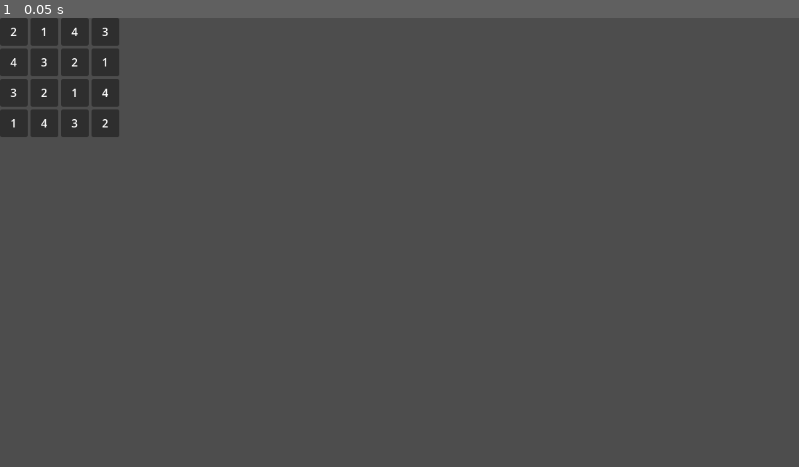
Above: before the commit, frame 1.
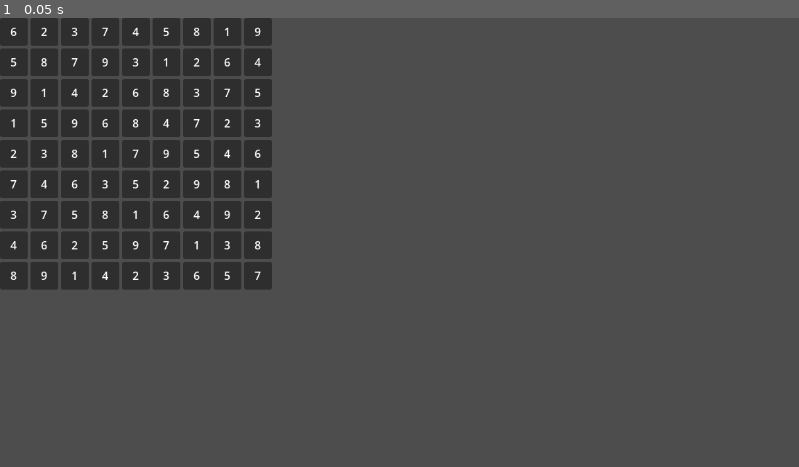
Above: after the commit, the same moment.

Repository: Tkach-Illia/Sudoku
Game: Godot game, scene res://scenes/main.tscn
Two runs of this game, one before a commit and one after it. Both use one fixed random seed, a clock stepped at 60 frames per second and the inputs below.
Inputs:
- Up to frame 1 (0.05 s): no input

The runs differ from the first frame. In frame 1, 13% of the frame differs, in the area x 0-35%, y 0-61%.

Commit message:
Optimized algorithm

Diff:
--- a/scripts/main.gd
+++ b/scripts/main.gd
@@ -1,7 +1,7 @@
 extends Node2D
 class_name Main
 
-static var row_size: int = 2
+static var row_size: int = 3
 
 @export var board_node: Control
 var board_array: Array
@@ -68,18 +68,6 @@
 
 	return rows
 
-#static func is_valid_sequence(arr: Array):
-	#return (arr.filter(func(element): return count(arr,element)>1).size()==0)
-
-static func count(arr: Array, element: int):
-	var count: int = 0
-
-	for i in arr:
-		if i == element:
-			count+=1
-
-	return count
-
 func generate_board_pairs():
 	var board: Array[Array]
 
@@ -118,75 +106,72 @@
 	print(board)
 	return board
 
-func try_seed(pairs: Array, board:Array):
-	if not has_zero(board):
+func try_seed(pairs: Array, board: Array) -> bool:
+	if pairs.is_empty():
 		return true
-	var used_pairs: Array[Array] = []
-	for pair in pairs:
-		for value in get_valid_numbers(board, pair):
 
-			board[pair[0]/row_size as int][pair[1]/row_size as int][pair[0]%row_size as int][pair[1]%row_size as int] = value
+	var best_pair = null
+	var best_options := []
 
-			var result = try_seed(pairs.filter(func(el): return el != pair),board)
-			if result:
-				return true
+	for p in pairs:
+		var options :Array = get_valid_numbers(board, p)
+		if options.is_empty():
+			return false
+		if best_pair == null or options.size() < best_options.size():
+			best_pair = p
+			best_options = options
+		if best_options.size() == 1:
+			break
 
-			board[pair[0]/row_size as int][pair[1]/row_size as int][pair[0]%row_size as int][pair[1]%row_size as int] = 0
-			used_pairs.append(pair)
+	var bx: int= best_pair[0] / row_size
+	var by: int = best_pair[1] / row_size
+	var cx: int = best_pair[0] % row_size
+	var cy: int = best_pair[1] % row_size
+
+	for value in best_options:
+		board[bx][by][cx][cy] = value
+
+		var next_pairs := pairs.duplicate()
+		next_pairs.erase(best_pair)
+
+		if try_seed(next_pairs, board):
+			return true
+
+		board[bx][by][cx][cy] = 0
 
 	return false
 
-func test(pairs: Array, board:Array):
-	var used_pairs: Array[Array] = []
+func get_valid_numbers(board: Array, pair: Array) -> Array:
+	var valid_numbers: Array = []
 
-	var exit: int = 0
-	while not pairs.is_empty() and exit<500:
-		var pair: Array = pairs.pick_random()
-		var valid_numbers = get_valid_numbers(board, pair)
-		exit+=1
-		if valid_numbers.is_empty():
-			#if used_pairs.is_empty():
-				print("fail")
-				return null
-			#var last_used_pair: Array = used_pairs[-1]
-			#print(used_pairs[-1])
-			#used_pairs.erase(last_used_pair)
-			#board[last_used_pair[0]/row_size as int][last_used_pair[1]/row_size as int][last_used_pair[0]%row_size as int][last_used_pair[1]%row_size as int] = 0
-			#pairs.append(last_used_pair)
-		else:
-			board[pair[0]/row_size as int][pair[1]/row_size as int][pair[0]%row_size as int][pair[1]%row_size as int] = valid_numbers.pick_random()
-
-			pairs.erase(pair)
-			used_pairs.append(pair)
-	return board
-
-func get_valid_numbers(board: Array[Array], pair: Array):
-	var valid_numbers: Array = []
-	var check_vert: Array = []
-	var check_horiz: Array = []
-	var check_grid: Array = []
-
-	for i in row_size*row_size:
-		check_vert.append(board[pair[0]/row_size][i/row_size][pair[0]%row_size][i%row_size])
-		check_horiz.append(board[i/row_size][pair[1]/row_size][i%row_size][pair[1]%row_size])
-
-	for i in row_size:
-		for j in row_size:
-			check_grid.append(board[pair[0]/row_size][pair[1]/row_size][i][j])
+	var bx :int = pair[0] / row_size
+	var by :int = pair[1] / row_size
+	var cx :int = pair[0] % row_size
+	var cy :int = pair[1] % row_size
 
 	for number in allowed_numbers:
-		if check_number_in_sequence(check_vert,number) and check_number_in_sequence(check_horiz, number) and check_number_in_sequence(check_grid, number):
+		var is_ok := true
+
+		for i in row_size * row_size:
+			if board[bx][i / row_size][cx][i % row_size] == number:
+				is_ok = false
+				break
+			if board[i / row_size][by][i % row_size][cy] == number:
+				is_ok = false
+				break
+
+		if not is_ok:
+			continue
+
+		for i in row_size:
+			for j in row_size:
+				if board[bx][by][i][j] == number:
+					is_ok = false
+					break
+			if not is_ok:
+				break
+
+		if is_ok:
 			valid_numbers.append(number)
+
 	return valid_numbers
-
-func check_number_in_sequence(arr: Array, number: int):
-	return arr.filter(func(i): return i==number).size() == 0
-
-func has_zero(array) -> bool:
-	for i in array:
-		for j in i:
-			for k in j:
-				for l in k:
-					if l == 0:
-						return true
-	return false
